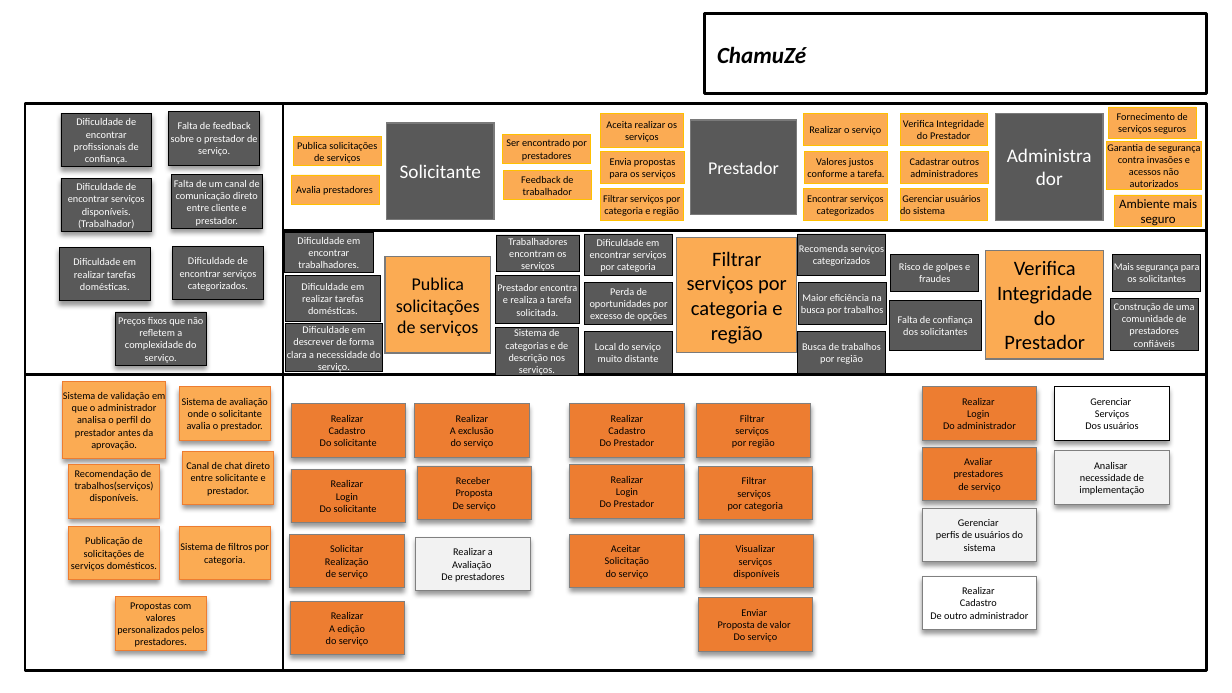
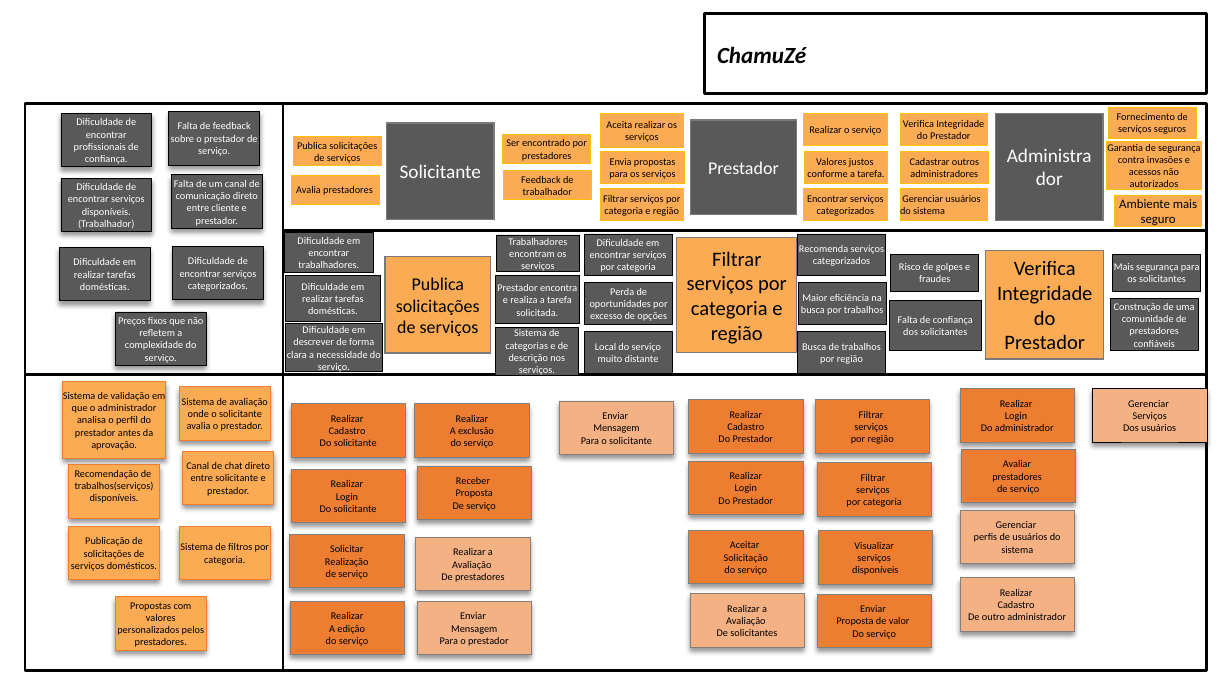
Before and after one commit to ChamuZe/ChamuZe, a slide deck: slide 1 of DOCUMENTACAO/PBB_Chamuze/PBB_Chamuze.pptx. Drawn at 1232x693 pixels with LibreOffice and Linux fonts; fonts in the diff are those of the drawing; background and template pictures are left out. Boxes give left, top, right and bottom in pixels: in the first picture for what was removed or moved away, otherwise in the second. Text is boxed around its words. In the diff, an @@ line names an element or a change of style, - is before the commit and + after.

```diff
--- a/DOCUMENTACAO/PBB_Chamuze/PBB_Chamuze.pptx
+++ b/DOCUMENTACAO/PBB_Chamuze/PBB_Chamuze.pptx
@@ rectangle "Realizar": place and size @@
-rectangle "Realizar" at box(922, 386, 1037, 440)
+rectangle "Realizar" at box(960, 389, 1075, 443)
@@ rectangle "Gerenciar" at box(1092, 389, 1207, 443): fill #FFFFFF to #F4B183 @@
@@ rectangle "Gerenciar": place and size @@
-rectangle "Gerenciar" at box(1055, 386, 1170, 440)
+rectangle "Gerenciar" at box(1092, 389, 1207, 443)
@@ rectangle added at box(559, 401, 674, 455), fill #F4B183, outline #808080 0.5 pt, 8 pt, text #000000 @@
+Enviar
+Mensagem
+Para o solicitante
@@ 3 rectangles: place and size @@
-3 rectangles at box(922, 447, 1037, 629)
+3 rectangles at box(960, 449, 1076, 631)
@@ 7 rectangles: place and size @@
-7 rectangles at box(570, 404, 814, 652)
+7 rectangles at box(689, 400, 933, 648)
@@ rectangle removed at box(1055, 451, 1170, 505) @@
-Analisar
-necessidade de implementação
@@ rectangle "Realizar a" at box(416, 537, 531, 591): fill #F2F2F2 to #F4B183 @@
@@ rectangle "Gerenciar" at box(960, 510, 1075, 564): fill #F2F2F2 to #F4B183 @@
@@ rectangle added at box(690, 593, 805, 647), fill #F4B183, outline #808080 0.5 pt, 8 pt, text #000000 @@
+Realizar a
+Avaliação
+De solicitantes
@@ rectangle "Realizar" at box(960, 578, 1075, 631): fill #FFFFFF to #F4B183 @@
@@ rectangle added at box(417, 602, 531, 655), fill #F4B183, outline #808080 0.5 pt, 8 pt, text #000000 @@
+Enviar
+Mensagem
+Para o prestador
```
Also in this commit, not shown: 4 other files.
